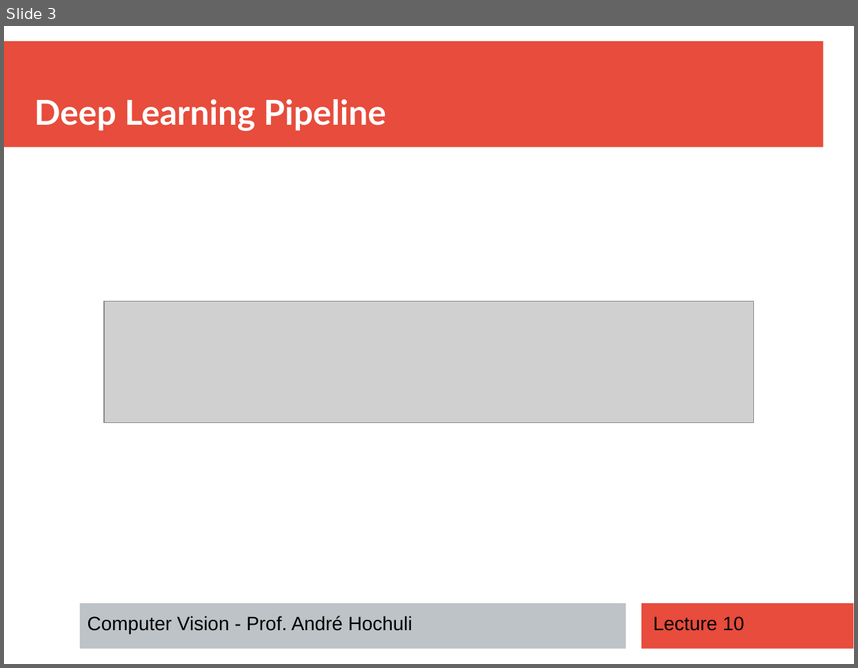
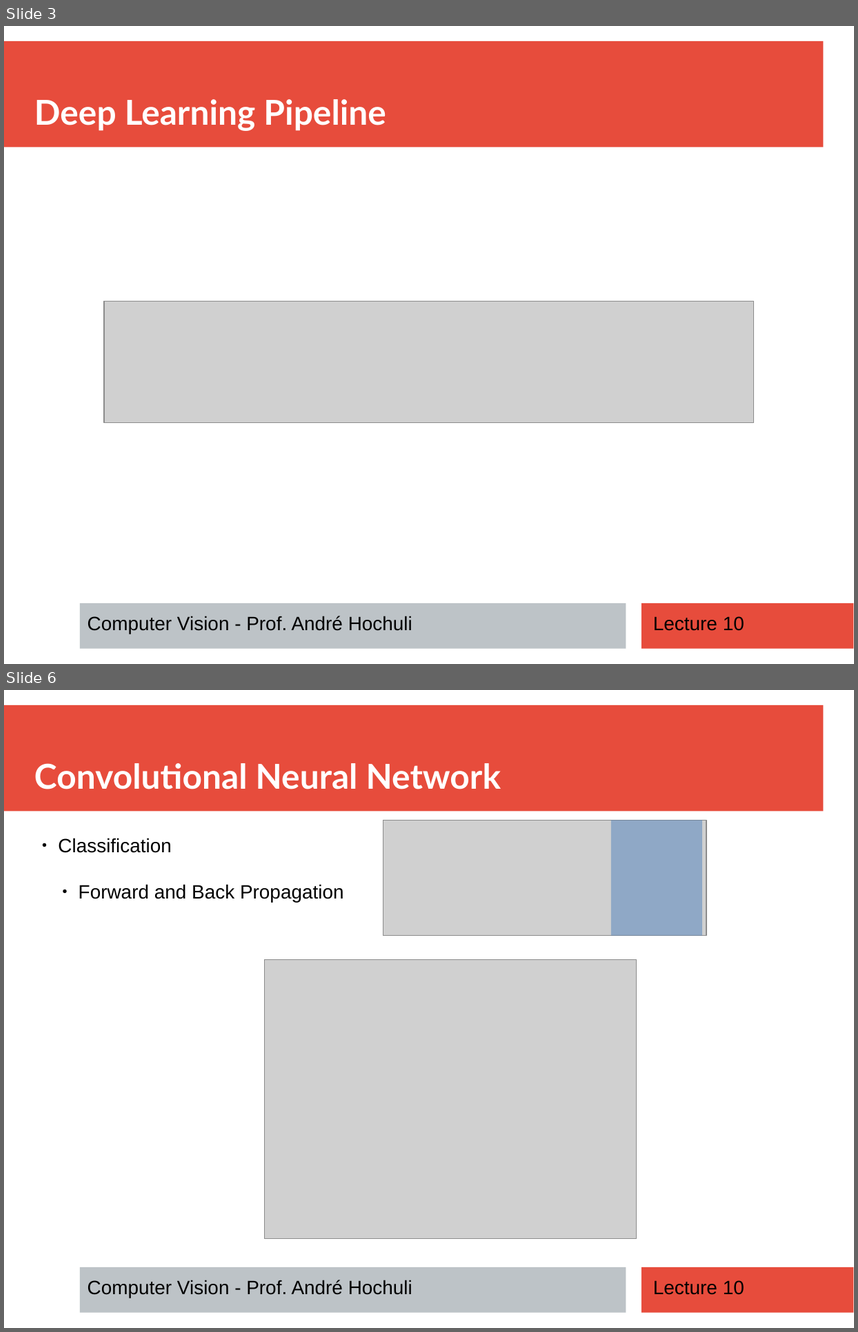
Before and after one commit to andrehochuli/teaching, a slide deck: ComputerVision/Lecture 10 -CNN Applications and Tricks/Lecture 10 -CNN Applications and Tricks.pptx. Shown one above the other, each under a label of ours: slide 3 before the commit, slides 3 and 6 after it; the slides between them are not shown. The pictures are 858x668 and 858x1332 pixels, drawn with LibreOffice and Linux fonts; fonts in the diff are those of the drawing; grey boxes stand for pictures. Boxes give left, top, right and bottom in pixels: in the first picture for what was removed or moved away, otherwise in the second. Text is boxed around its words. In the diff, an @@ line names an element or a change of style, - is before the commit and + after.

```diff
--- a/ComputerVision/Lecture 10 -CNN Applications and Tricks/Lecture 10 -CNN Applications and Tricks.pptx
+++ b/ComputerVision/Lecture 10 -CNN Applications and Tricks/Lecture 10 -CNN Applications and Tricks.pptx
@@ slide 6 added at box(4, 690, 854, 1328), background #FFFFFF; not listed: 3 template elements that a slide beside it also shows @@
@@ text added at box(34, 763, 501, 789), 32 pt, text #FFFFFF, bold @@
+Convolutional Neural Network
@@ picture added at box(383, 820, 708, 936) @@
@@ rectangle added at box(611, 820, 702, 936), fill #4F81BD at 50% opacity @@
@@ text added at box(58, 838, 344, 902), 18 pt, text #000000 @@
+● Classification
+  ● Forward and Back Propagation
@@ picture added at box(265, 959, 637, 1239) @@
@@ text added at box(87, 1279, 412, 1297), 18 pt, text #000000 @@
+Computer Vision - Prof. André Hochuli
@@ text added at box(653, 1280, 744, 1294), 18 pt, text #000000 @@
+Lecture 10
```
Also in this commit, not shown: 1 slide changed, 9 other slides added.
